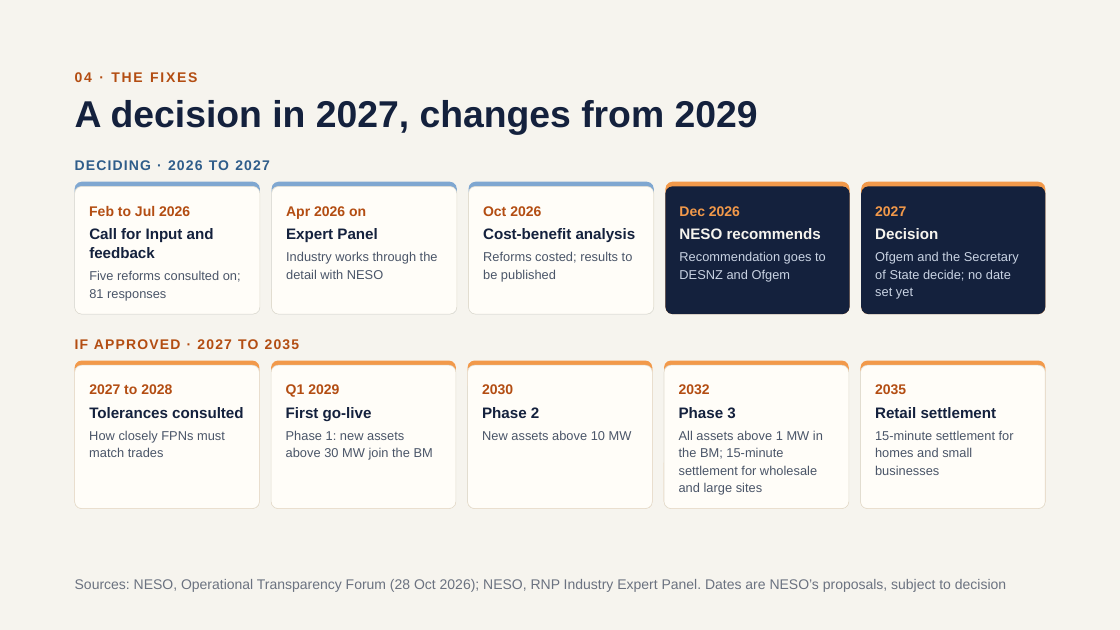
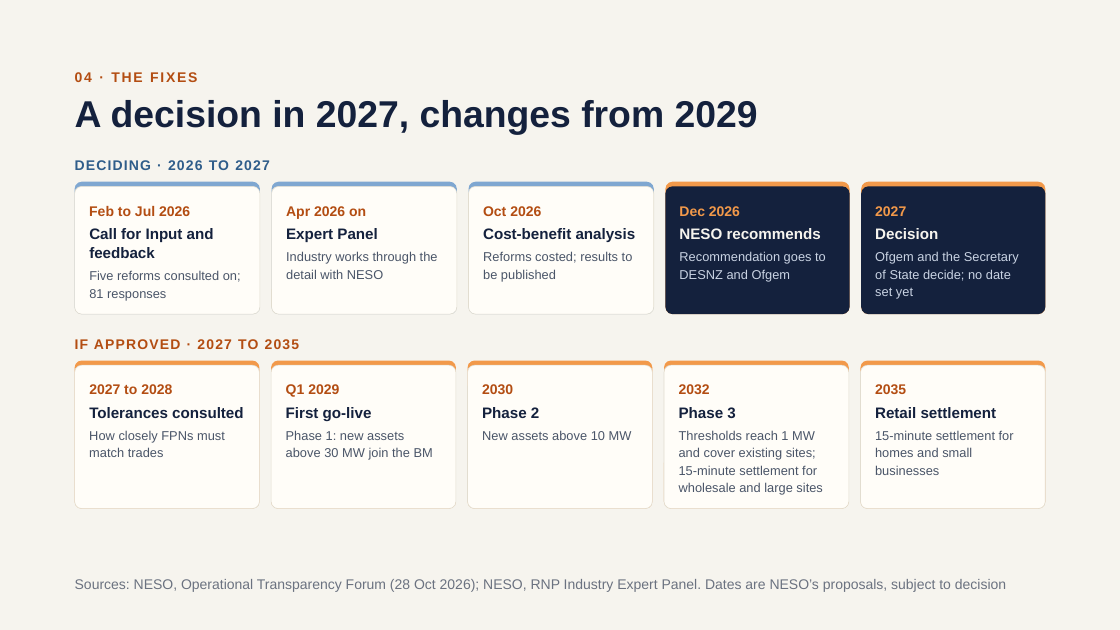
Before and after one commit to literallymatt/balancing, a slide deck: slide 12 of deck/balancing-the-grid.pptx. Drawn at 1120x630 pixels with LibreOffice and Linux fonts; fonts in the diff are those of the drawing. Boxes give left, top, right and bottom in pixels: in the first picture for what was removed or moved away, otherwise in the second. Text is boxed around its words. In the diff, an @@ line names an element or a change of style, - is before the commit and + after.

```diff
--- a/deck/balancing-the-grid.pptx
+++ b/deck/balancing-the-grid.pptx
@@ text at (x1=679, y1=430, x2=822, y2=495): text changed @@
-All assets above 1 MW in the BM; 15-minute settlement for wholesale and large sites
+Thresholds reach 1 MW and cover existing sites; 15-minute settlement for wholesale and large sites
```
Also in this commit, not shown: 8 other slides changed, 32 other files.
